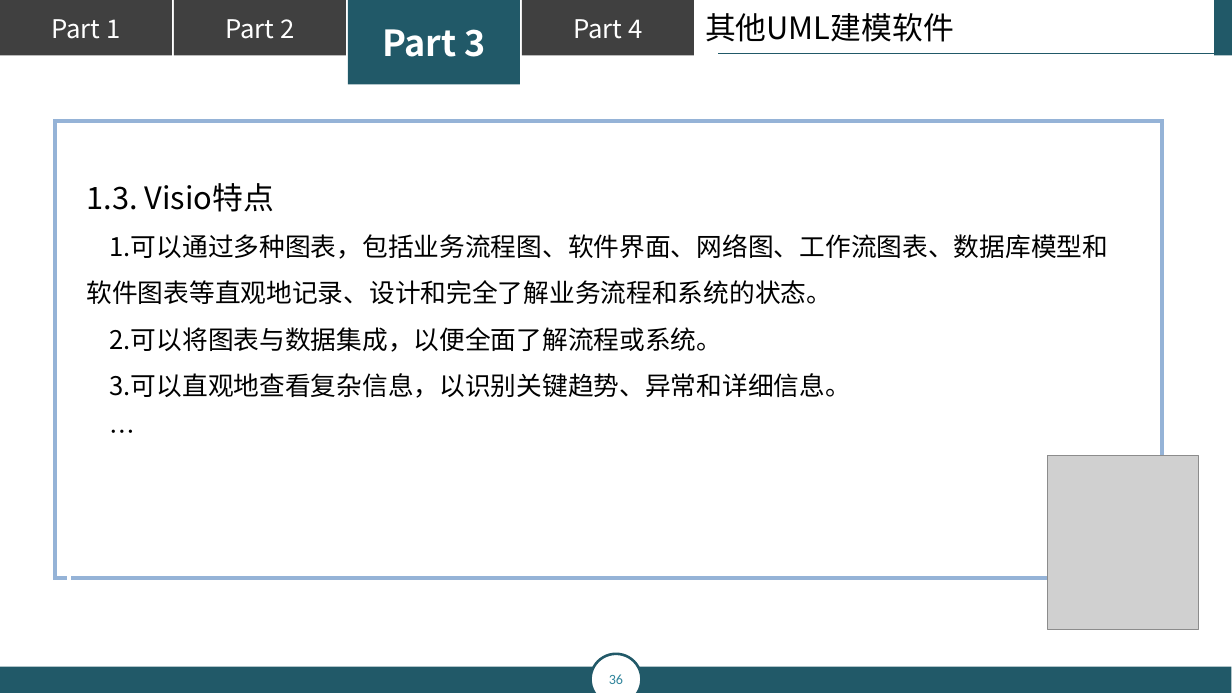
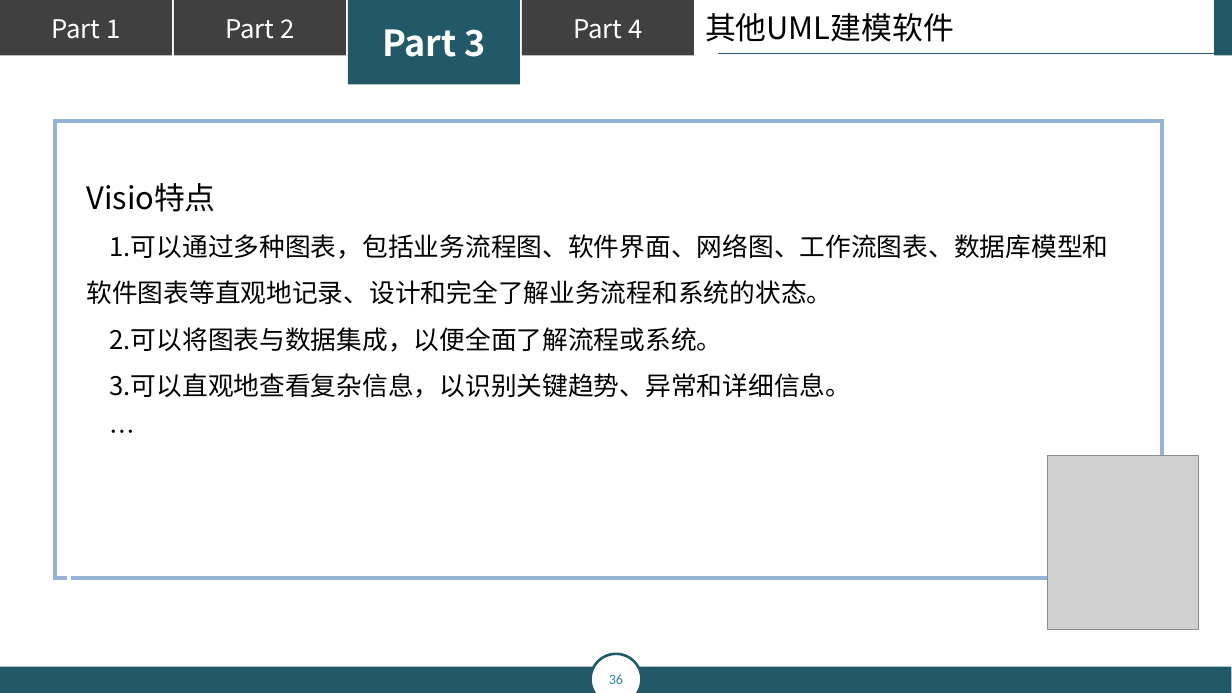
Before and after one commit to popopoi/PRD2018-G07, a slide deck: slide 36 of 翻转课堂PPT/PRD2018-G07-第五周翻转课堂PPT.pptx. Drawn at 1232x693 pixels with LibreOffice and Linux fonts; fonts in the diff are those of the drawing; grey boxes stand for pictures. Boxes give left, top, right and bottom in pixels: in the first picture for what was removed or moved away, otherwise in the second. Text is boxed around its words. In the diff, an @@ line names an element or a change of style, - is before the commit and + after.

```diff
--- a/翻转课堂PPT/PRD2018-G07-第五周翻转课堂PPT.pptx
+++ b/翻转课堂PPT/PRD2018-G07-第五周翻转课堂PPT.pptx
@@ text at [86,183,215,212]: text changed @@
-1.3. Visio特点
+Visio特点
```
Also in this commit, not shown: 10 other slides changed, 6 slides added.
